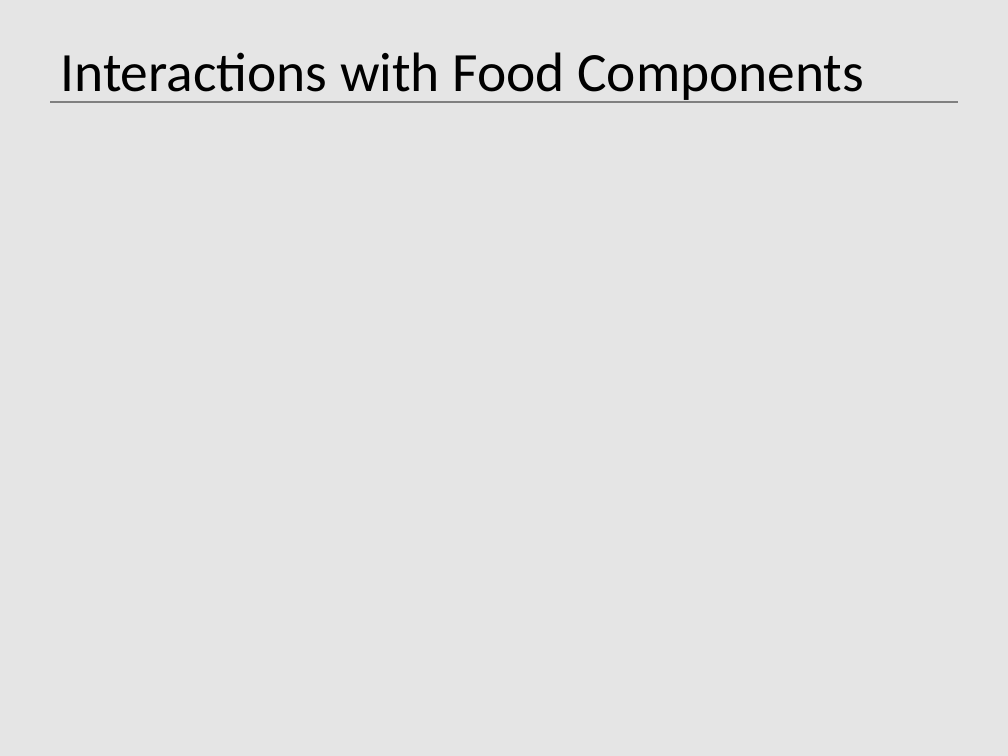
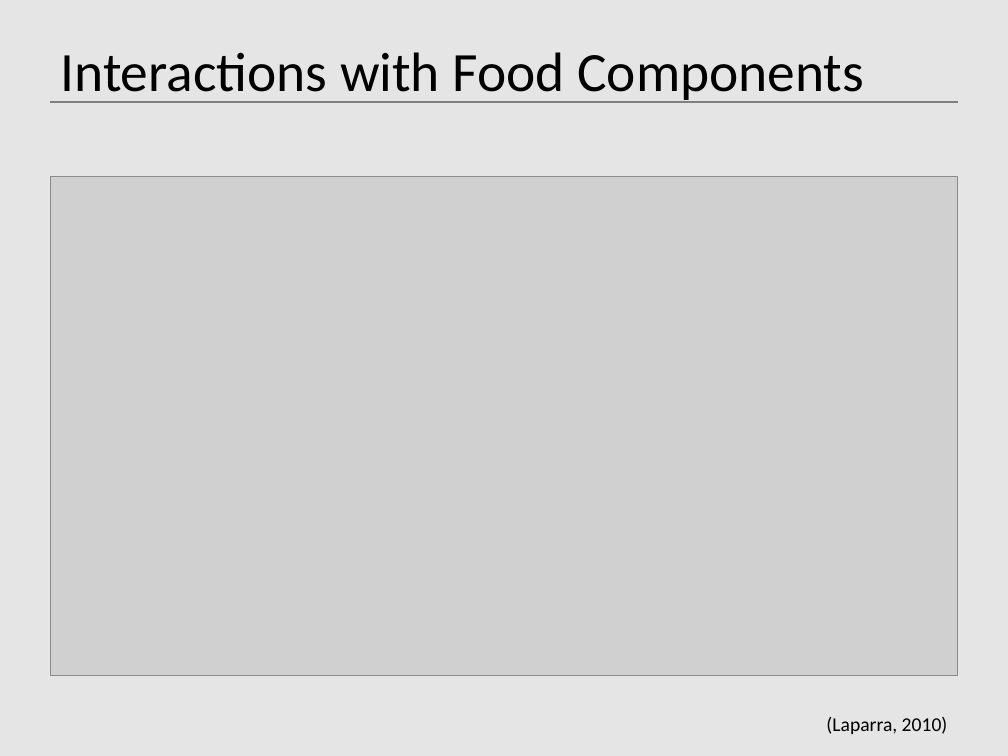
Before and after one commit to digideskio/graduateWork, a slide deck: slide 2 of Courses/TBMH 5054/Presentations/01_20_2015.pptx (slide 6 before the commit). Drawn at 1008x756 pixels with LibreOffice and Linux fonts; fonts in the diff are those of the drawing; grey boxes stand for pictures. Boxes give left, top, right and bottom in pixels: in the first picture for what was removed or moved away, otherwise in the second. Text is boxed around its words. In the diff, an @@ line names an element or a change of style, - is before the commit and + after.

```diff
--- a/Courses/TBMH 5054/Presentations/01_20_2015.pptx
+++ b/Courses/TBMH 5054/Presentations/01_20_2015.pptx
@@ picture added at bbox=[50, 176, 958, 675] @@
@@ text added at bbox=[826, 717, 948, 734], 14 pt, text #000000 @@
+(Laparra, 2010)
```
Also in this commit, not shown: 6 other slides changed, 1 slide removed.
